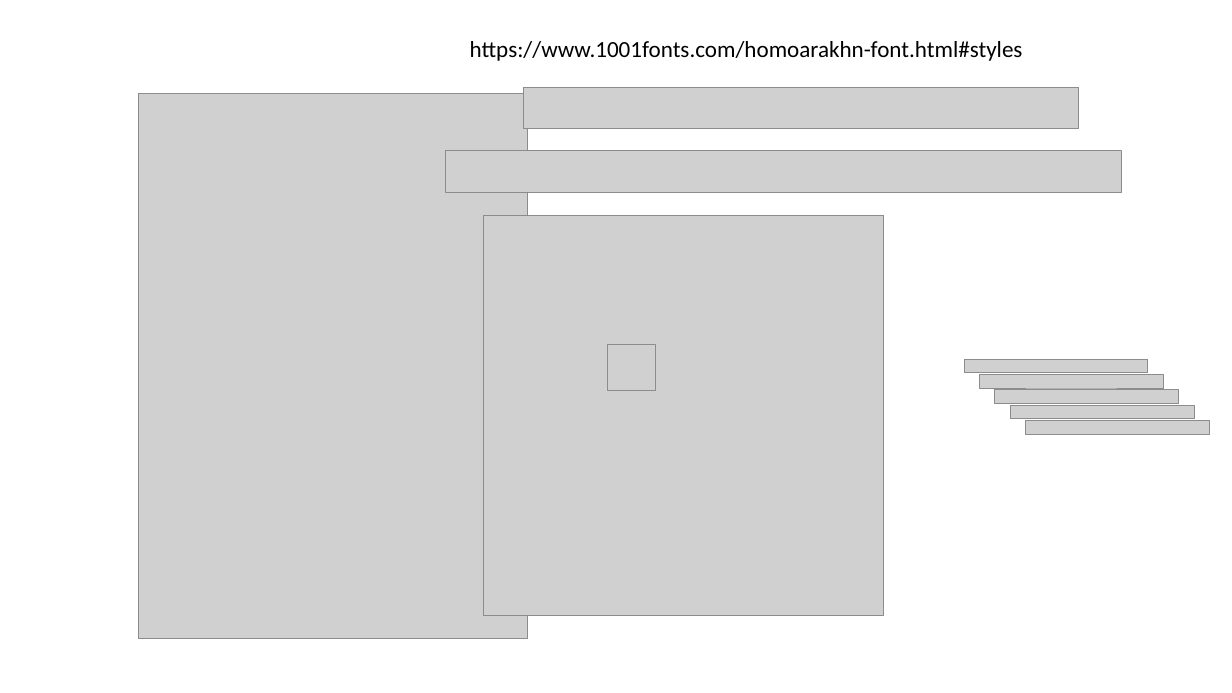
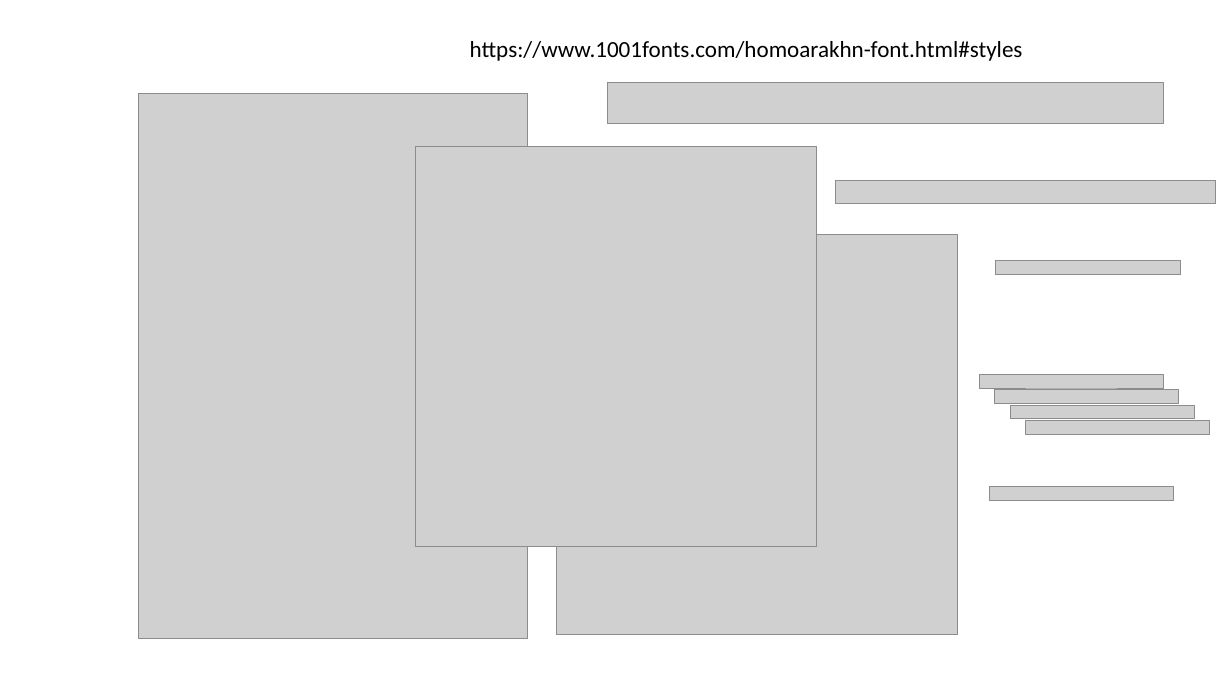
Before and after one commit to alshapton/Skyrokit, a slide deck: slide 5 of notes.pptx (slide 4 before the commit). Drawn at 1232x693 pixels with LibreOffice and Linux fonts; fonts in the diff are those of the drawing; grey boxes stand for pictures; background and template pictures are left out. Boxes give left, top, right and bottom in pixels: in the first picture for what was removed or moved away, otherwise in the second. Text is boxed around its words. In the diff, an @@ line names an element or a change of style, - is before the commit and + after.

```diff
--- a/notes.pptx
+++ b/notes.pptx
@@ picture moved from (x1=523, y1=88, x2=1079, y2=128) to (x1=608, y1=83, x2=1164, y2=124) @@
@@ picture added at (x1=416, y1=146, x2=816, y2=546) @@
@@ picture resized from (x1=445, y1=151, x2=1122, y2=193) to (x1=836, y1=180, x2=1215, y2=204) @@
@@ picture moved from (x1=483, y1=215, x2=884, y2=616) to (x1=557, y1=234, x2=958, y2=634) @@
@@ picture added at (x1=995, y1=261, x2=1180, y2=274) @@
@@ picture removed at (x1=608, y1=344, x2=656, y2=390) @@
@@ picture moved from (x1=964, y1=360, x2=1148, y2=373) to (x1=990, y1=487, x2=1174, y2=501) @@
```
Also in this commit, not shown: 2 other slides changed, 1 slide added, 1 other file.
